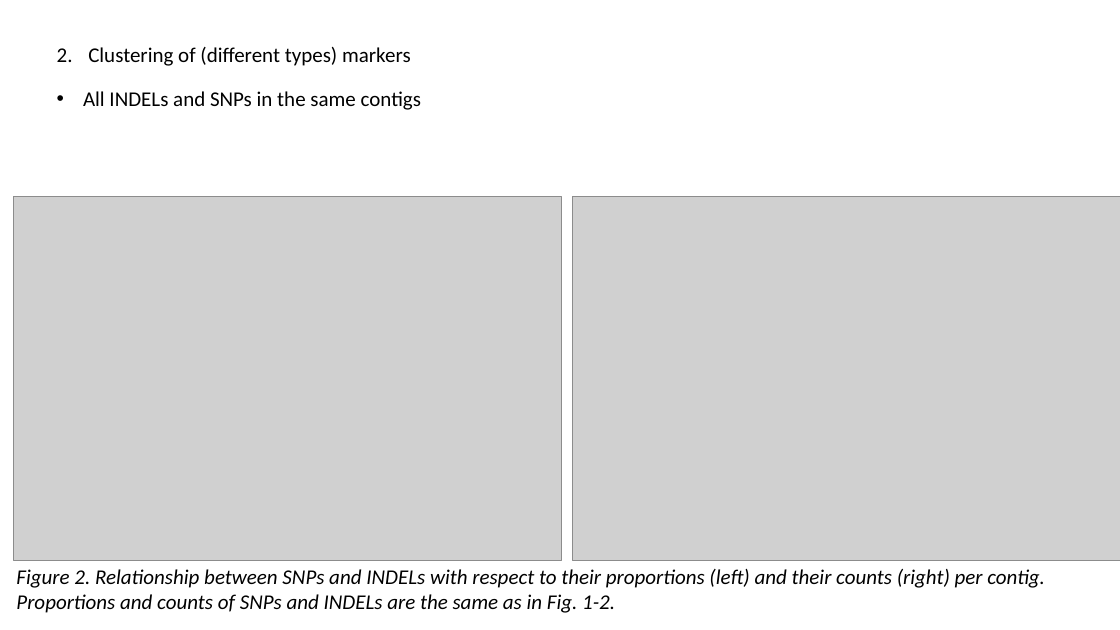
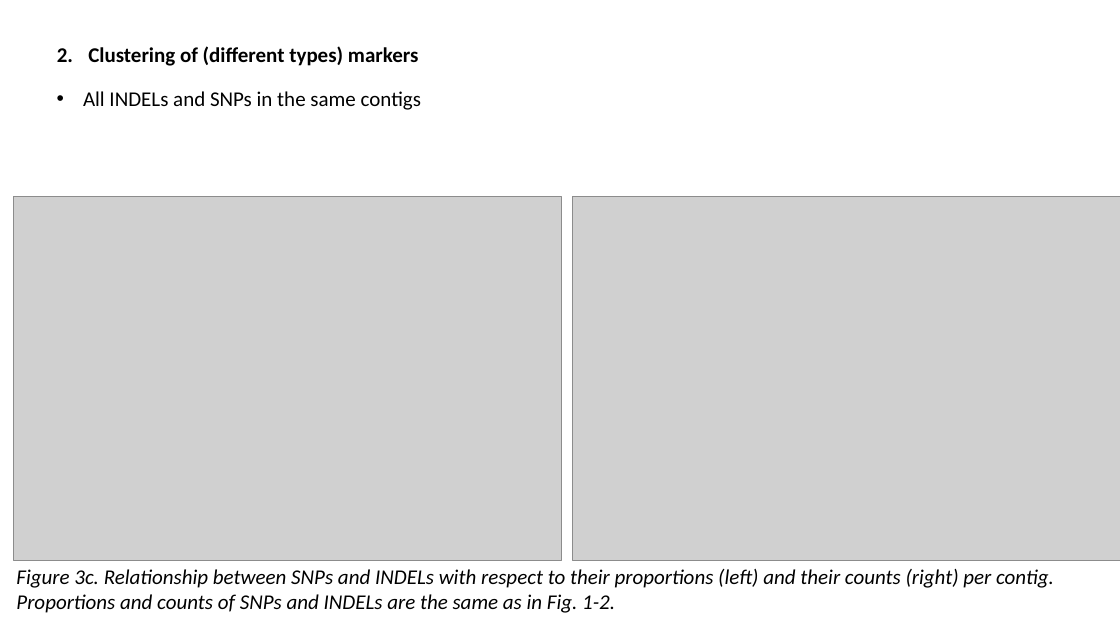
Before and after one commit to sam0per/Littorina_saxatilis_short_variants, a slide deck: slide 10 of short_genetic_variants/docs/short_indels.pptx. Drawn at 1120x630 pixels with LibreOffice and Linux fonts; fonts in the diff are those of the drawing; grey boxes stand for pictures. Boxes give left, top, right and bottom in pixels: in the first picture for what was removed or moved away, otherwise in the second. Text is boxed around its words. In the diff, an @@ line names an element or a change of style, - is before the commit and + after.

```diff
--- a/short_genetic_variants/docs/short_indels.pptx
+++ b/short_genetic_variants/docs/short_indels.pptx
@@ text "Clustering of (different types) markers" at [88, 46, 419, 66]: bold on @@
@@ text at [16, 569, 1054, 613]: text changed @@
-Figure 2. Relationship between SNPs and INDELs with respect to their proportions (left) and their counts (right) per contig. Proportions and counts of SNPs and INDELs are the same as in Fig. 1-2.
+Figure 3c. Relationship between SNPs and INDELs with respect to their proportions (left) and their counts (right) per contig. Proportions and counts of SNPs and INDELs are the same as in Fig. 1-2.
```
Also in this commit, not shown: 8 other slides changed, 4 slides added, 2 other files.
